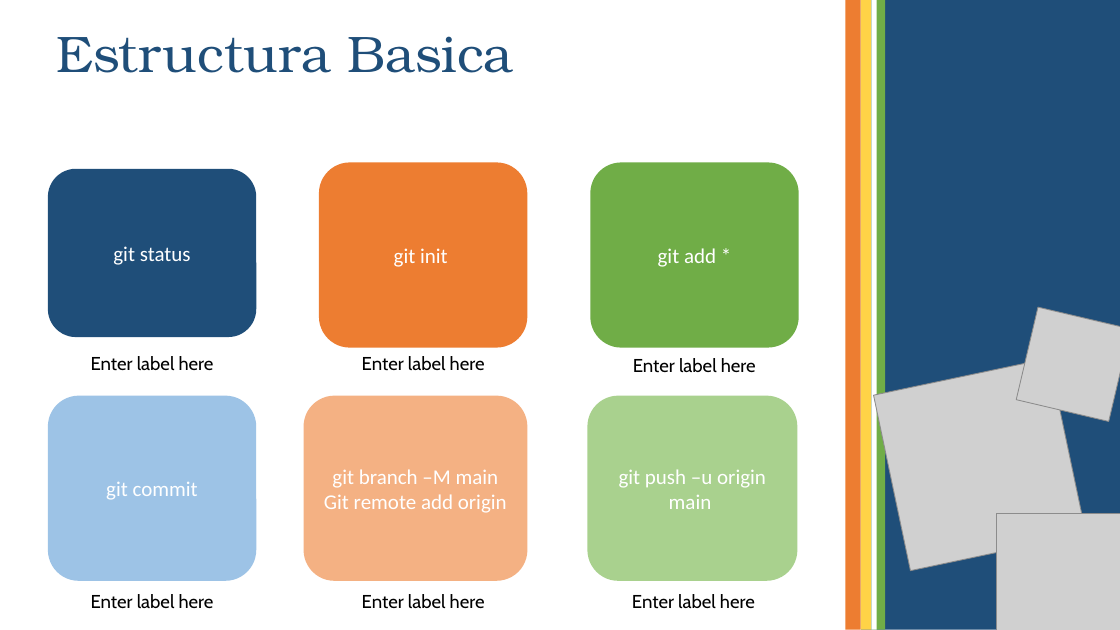
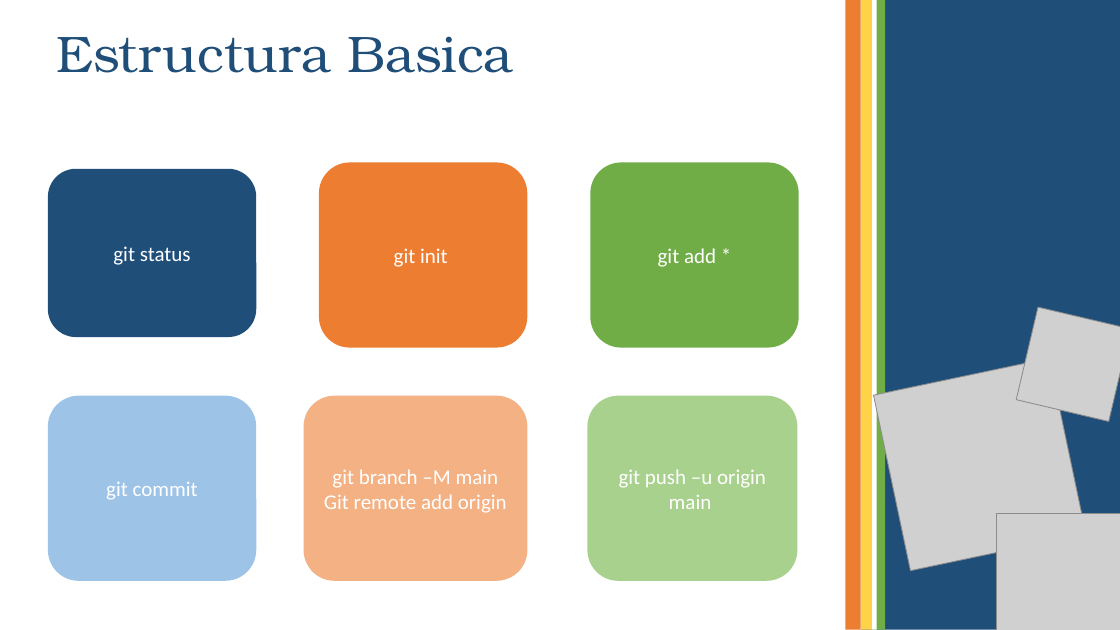
Before and after one commit to Ale9806/Github-Cheat-Sheet, a slide deck: slide 12 of GettingStartedWithGithub.pptx. Drawn at 1120x630 pixels with LibreOffice and Linux fonts; fonts in the diff are those of the drawing; grey boxes stand for pictures. Boxes give left, top, right and bottom in pixels: in the first picture for what was removed or moved away, otherwise in the second. Text is boxed around its words. In the diff, an @@ line names an element or a change of style, - is before the commit and + after.

Commit message:
Added Updates for slides

```diff
--- a/GettingStartedWithGithub.pptx
+++ b/GettingStartedWithGithub.pptx
@@ text removed at bbox=[91, 356, 214, 371] @@
-Enter label here
@@ text removed at bbox=[362, 356, 485, 371] @@
-Enter label here
@@ text removed at bbox=[633, 358, 756, 373] @@
-Enter label here
@@ text removed at bbox=[91, 594, 214, 609] @@
-Enter label here
@@ text removed at bbox=[362, 594, 485, 609] @@
-Enter label here
@@ text removed at bbox=[632, 594, 755, 609] @@
-Enter label here
```
Also in this commit, not shown: 3 slides added.
